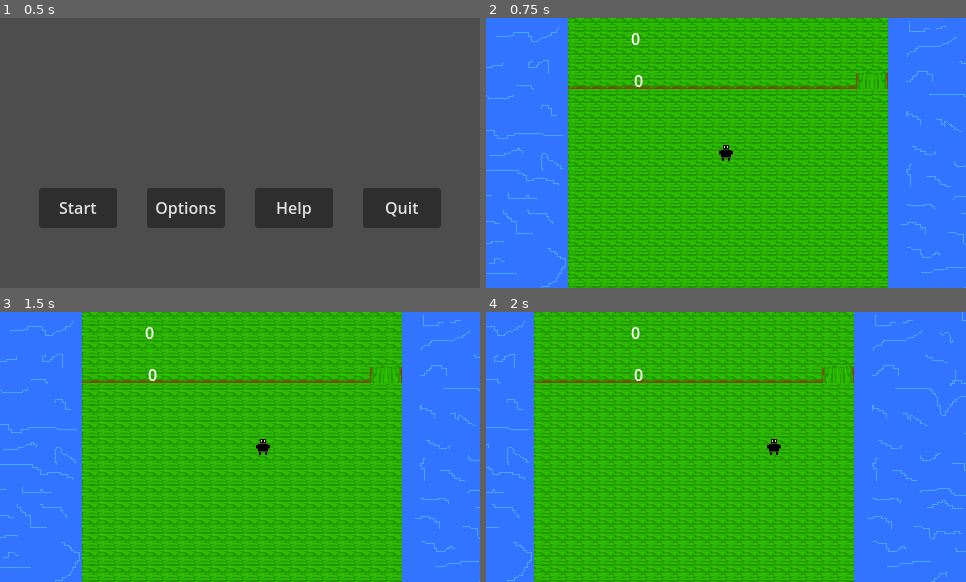
Above: before the commit, frames 1-4 (two rows, left to right).
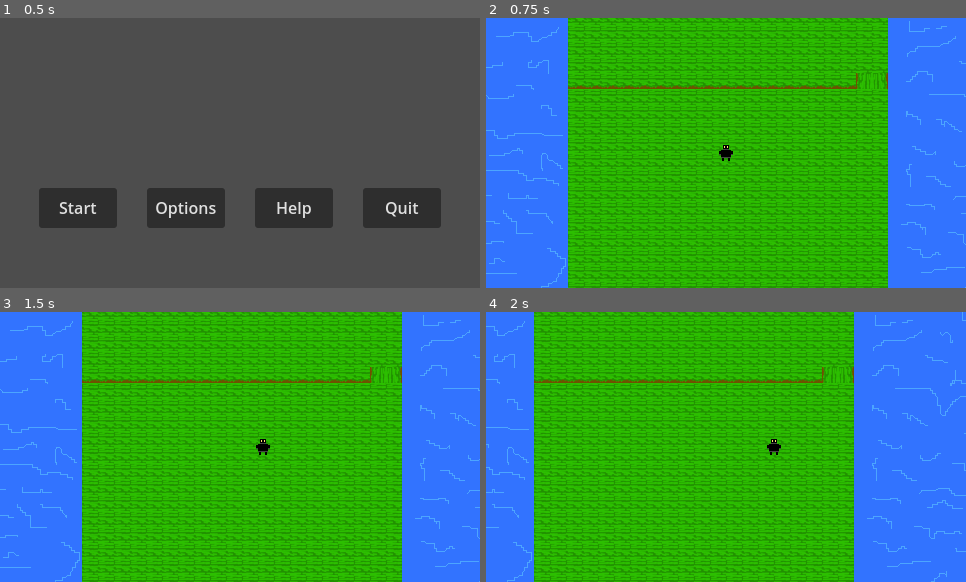
Above: after the commit, the same moments.

Repository: Yeti-Owner/FishFighting
Game: Godot game, scene res://scenes/ui/main_menu.tscn
Same seed, same stepped clock (60 frames per second), same inputs: the game is played once before the commit and once after it.
Inputs (mouse positions are in pixels of both pictures, inside the frame that each line leads up to):
- Up to frame 1 (0.5 s): no input
- Up to frame 2 (0.75 s): click "Start" at 0.5 s
- Up to frame 3 (1.5 s): tap Enter at 1.25 s; move the mouse to (345, 433) at 1.27 s; hold D (right) from 1.28 s (still down); tap Space (cast) at 1.35 s
- Up to frame 4 (2 s): keep holding D (right)

Frame 1 is identical in both runs. In frame 2, 0.1% of the frame differs, in the area x 30-33%, y 5-26%; in frame 3, 0.1%; in frame 4, 0.1%.

Commit message:
It's fixed
Up next I need to add actual fish catching mechanics, and maybe some light animations for the player, AND re-do the tilemap. Then I'll drop it into the discord just for everyone to see progress.

Diff:
--- a/project.godot
+++ b/project.godot
@@ -23,6 +23,7 @@
 
 window/size/viewport_width=480
 window/size/viewport_height=270
+window/size/mode=4
 window/size/borderless=true
 window/vsync/vsync_mode=3
 window/stretch/mode="canvas_items"
--- a/scenes/ui/gui.tscn
+++ b/scenes/ui/gui.tscn
@@ -12,25 +12,3 @@
 anchor_bottom = 1.0
 grow_horizontal = 2
 grow_vertical = 2
-
-[node name="Label" type="Label" parent="Control"]
-layout_mode = 1
-anchors_preset = 5
-anchor_left = 0.5
-anchor_right = 0.5
-offset_left = -95.0
-offset_top = 9.0
-offset_right = 95.0
-offset_bottom = 46.0
-grow_horizontal = 2
-
-[node name="Label2" type="Label" parent="Control"]
-layout_mode = 1
-anchors_preset = 5
-anchor_left = 0.5
-anchor_right = 0.5
-offset_left = -92.0
-offset_top = 51.0
-offset_right = 98.0
-offset_bottom = 88.0
-grow_horizontal = 2
--- a/scripts/Casting.gd
+++ b/scripts/Casting.gd
@@ -9,8 +9,8 @@
 
 	if EventBus.PlayerState == 0:
 		if Input.is_action_just_pressed("cast"):
-			timer.start()
-			print("started")
+			Cast = true
+			timer.start(4)
 		if Input.is_action_just_released("cast"):
 			_cast(timer.time_left)
 	elif EventBus.PlayerState == 1:
@@ -18,10 +18,12 @@
 			EventBus.PlayerState = 0
 
 func _cast(time):
-	timer.stop()
-	time = max(time, 1)
-	var Distance = ($posStart.global_position - $posEnd.global_position)*(1/time)
-	var bobber:PackedScene = load("res://scenes/bobber.tscn")
-	var _bobber:Node = bobber.instantiate()
-	get_parent().get_parent().add_child(_bobber)
-	_bobber.global_position = ($posStart.global_position - Distance)
+	if Cast == true:
+		timer.stop()
+		time = max(time, 1)
+		var Distance = ($posStart.global_position - $posEnd.global_position)*(1/time)
+		var bobber:PackedScene = load("res://scenes/bobber.tscn")
+		var _bobber:Node = bobber.instantiate()
+		get_parent().get_parent().add_child(_bobber)
+		_bobber.global_position = ($posStart.global_position - Distance)
+		Cast = false
--- a/scripts/bobber.gd
+++ b/scripts/bobber.gd
@@ -8,6 +8,7 @@
 func _ready():
 	randomize()
 
+@warning_ignore("unused_parameter")
 func _physics_process(delta):
 	if Input.is_action_just_pressed("cast") && EventBus.PlayerState == 1:
 		_catch()
@@ -40,10 +41,9 @@
 
 func _catch():
 	if StruggleTimer.is_stopped():
-#		print("nope")
-		EventBus.PlayerState = 0
+		EventBus.AllowMovement.emit(true)
 		self.queue_free()
 	else:
 		print("Caught!")
-		EventBus.PlayerState = 0
+		EventBus.AllowMovement.emit(true)
 		self.queue_free()
--- a/scripts/ui/gui.gd
+++ b/scripts/ui/gui.gd
@@ -1,7 +1 @@
 extends CanvasLayer
-
-@onready var timernode := get_parent().get_node("Casting").get_node("CastTimer")
-
-func _process(delta):
-	$Control/Label.text = str(EventBus.PlayerState)
-	$Control/Label2.text = str(timernode.time_left)
